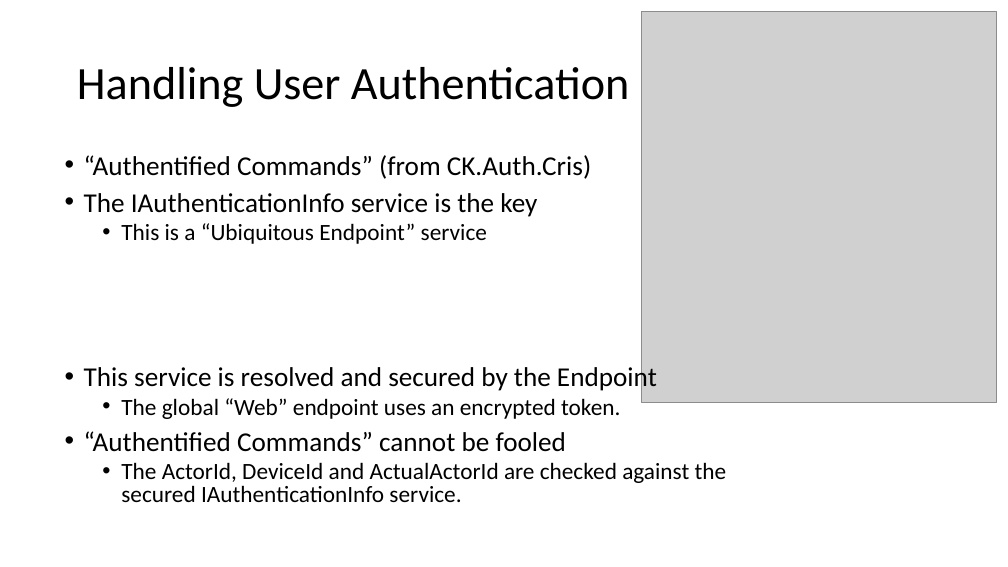
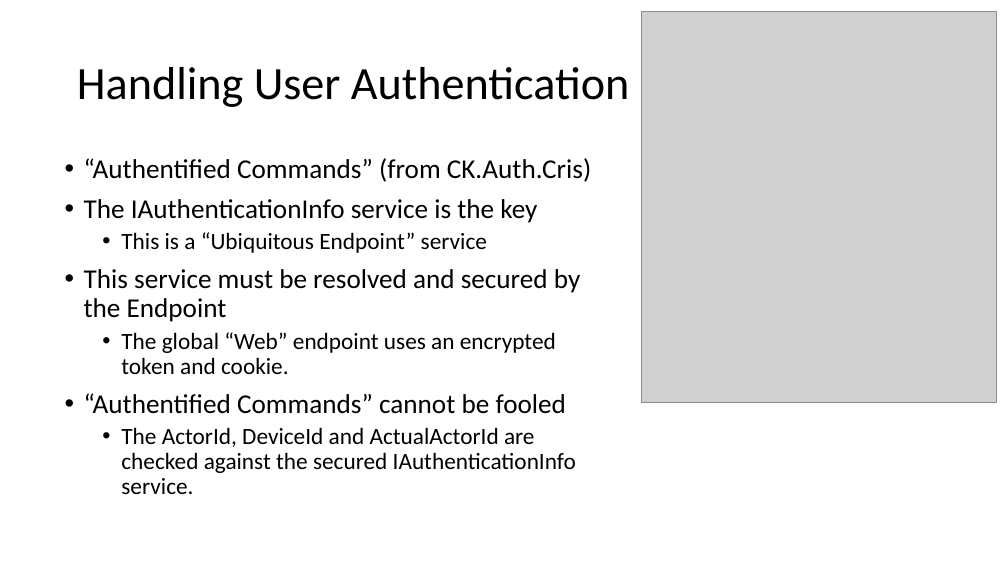
Before and after one commit to signature-opensource/CK-AppIdentity-Transport, a slide deck: slide 37 of Doc/CK-AppIdentity.pptx (slide 38 before the commit). Drawn at 1008x567 pixels with LibreOffice and Linux fonts; fonts in the diff are those of the drawing; grey boxes stand for pictures. Boxes give left, top, right and bottom in pixels: in the first picture for what was removed or moved away, otherwise in the second. Text is boxed around its words. In the diff, an @@ line names an element or a change of style, - is before the commit and + after.

```diff
--- a/Doc/CK-AppIdentity.pptx
+++ b/Doc/CK-AppIdentity.pptx
@@ text at [84, 158, 591, 494]: line spacing 0.8 to 0.9 @@
@@ text at [84, 269, 580, 374]: text changed; size 25.9 to 22.2 pt @@
-• This service is resolved and secured by the Endpoint
-  • The global “Web” endpoint uses an encrypted token.
+• This service must be resolved and secured by the Endpoint
+  • The global “Web” endpoint uses an encrypted token and cookie.
```
Also in this commit, not shown: 10 other slides changed, 2 slides added, 9 slides removed, 20 other files.
